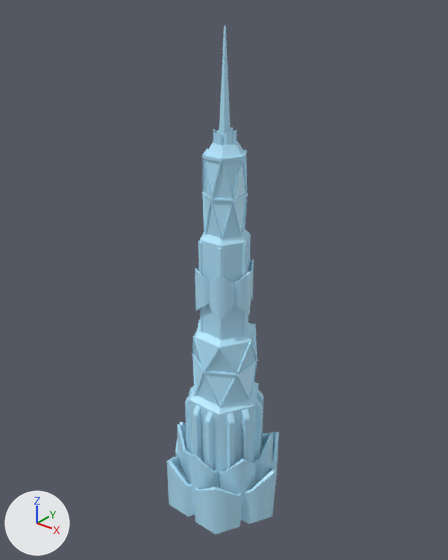
Before and after pictures for a commit that changed the FBX model Assets/Art/Models/Futuristic_City/Meshes/Building.4.fbx.
Camera for both pictures: a 50 mm camera at (58.4, -73.2, 91.5) aimed at (-0.9, 1.0, 45.5). The axes (+X, +Y, +Z) are drawn at lower left. The lights are the same throughout. Where no turn or scale is listed for an object, it has been applied to the vertices.

Objects in the first picture: 'Building_4'.
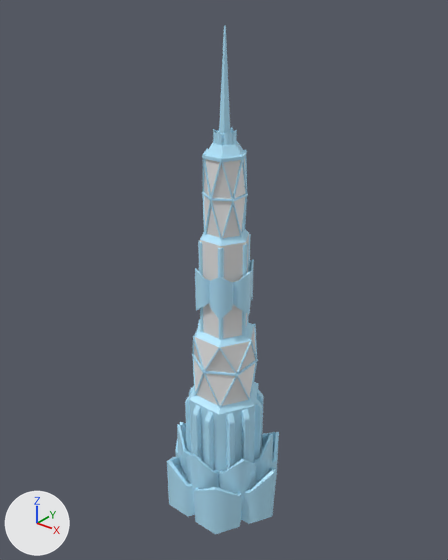
Commit message: add windows to buildings

What differs and where, as boxes (x1, y1, x2, y2) in the pictures (448 x 560 px):
part 1 of me_mesh, recoloured (blue to white): (194, 234, 256, 406) in both
part 2 of me_mesh, recoloured (blue to white): (204, 159, 245, 238) in both

Diff of the bpy script that builds the scene:
```diff
--- a/Assets/Art/Models/Futuristic_City/Meshes/Building.4.fbx.py
+++ b/Assets/Art/Models/Futuristic_City/Meshes/Building.4.fbx.py
@@ mat_window @@
+mat_window = principled_material('Window')
+mat_window.base_color = (0.8, 0.8, 0.8)  # white #e7e7e7
+mat_window.roughness = 0.434
@@ me_mesh @@
 me_mesh.from_pydata(...)  # 1332 vertices, 1029 faces; spans x -11.6..11.6, y -10.0..10.0, z 0.0..85.6
 # used by ob_building_4; location = (0.0, 0.0, 0.0)
+# me_mesh part 1: 30 of the faces centred in x -5.1..5.1, y -5.1..5.1, z 26.5..45.6 switch from mat_wire_025025025 (blue #b5e7ff) to mat_window (white #e7e7e7)
+# me_mesh part 2: 24 of the faces centred in x -3.0..3.0, y -3.0..3.0, z 57.1..65.4 switch from mat_wire_025025025 (blue #b5e7ff) to mat_window (white #e7e7e7)
```
